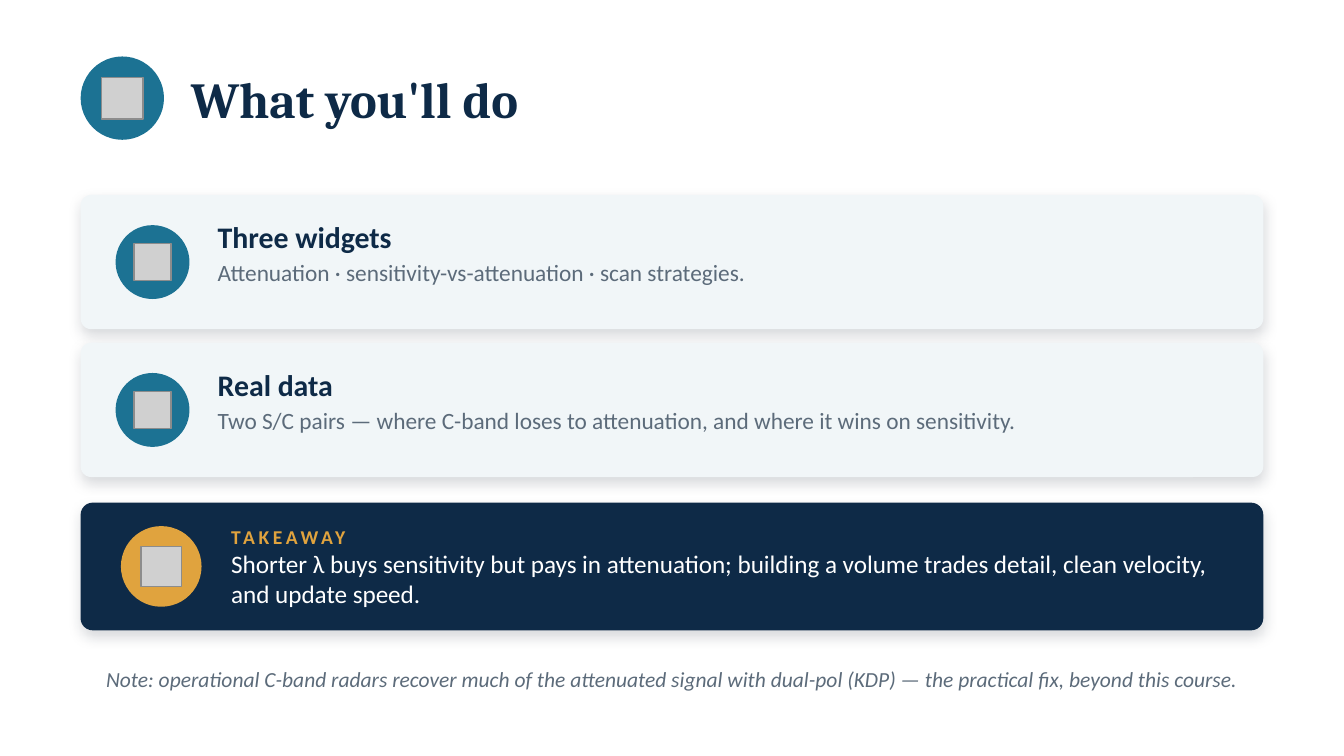
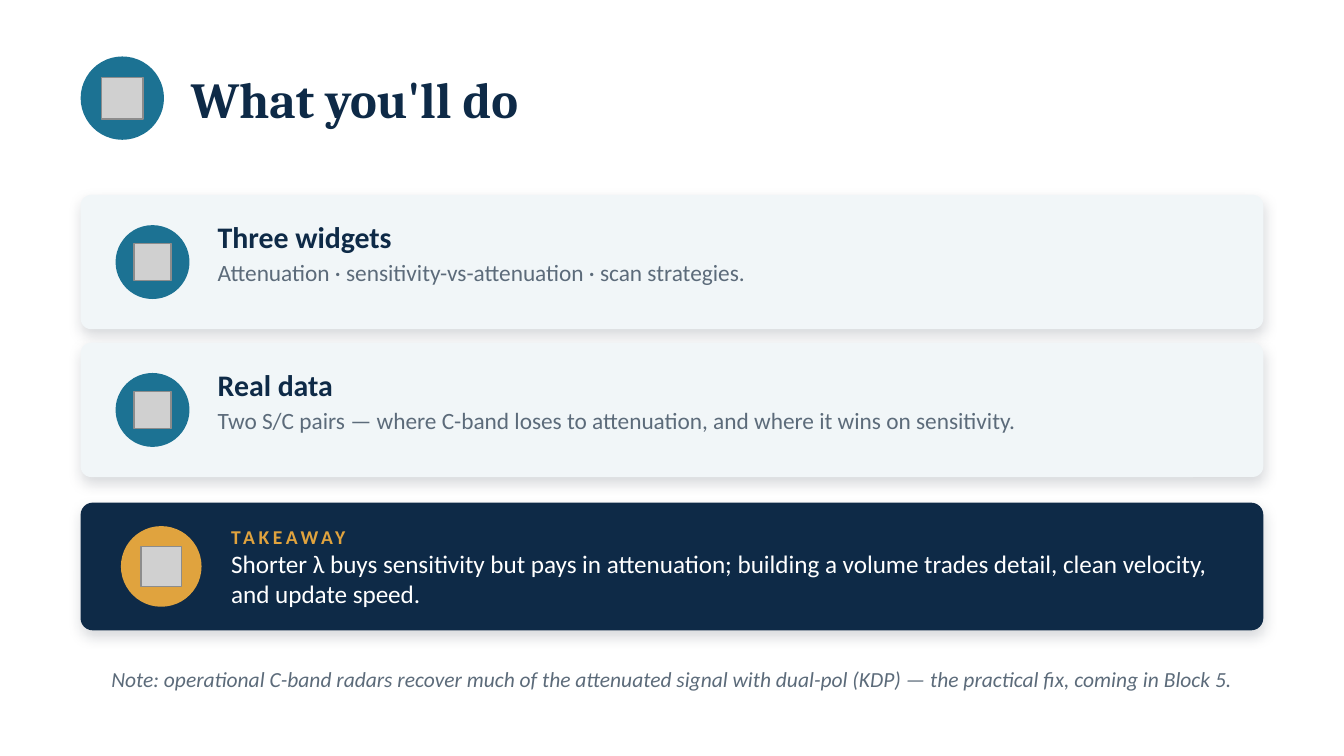
Before and after one commit to sebastiantorr/Clouds4Africa, a slide deck: slide 25 of Reading_the_Radar_pre-block_slides.pptx. Drawn at 1344x756 pixels with LibreOffice and Linux fonts; fonts in the diff are those of the drawing; grey boxes stand for pictures. Boxes give left, top, right and bottom in pixels: in the first picture for what was removed or moved away, otherwise in the second. Text is boxed around its words. In the diff, an @@ line names an element or a change of style, - is before the commit and + after.

```diff
--- a/Reading_the_Radar_pre-block_slides.pptx
+++ b/Reading_the_Radar_pre-block_slides.pptx
@@ text at bbox=[111, 671, 1231, 691]: text changed @@
-Note: operational C-band radars recover much of the attenuated signal with dual-pol (KDP) — the practical fix, beyond this course.
+Note: operational C-band radars recover much of the attenuated signal with dual-pol (KDP) — the practical fix, coming in Block 5.
```
Also in this commit, not shown: 1 other slide changed, 6 slides added, 4 other files.
